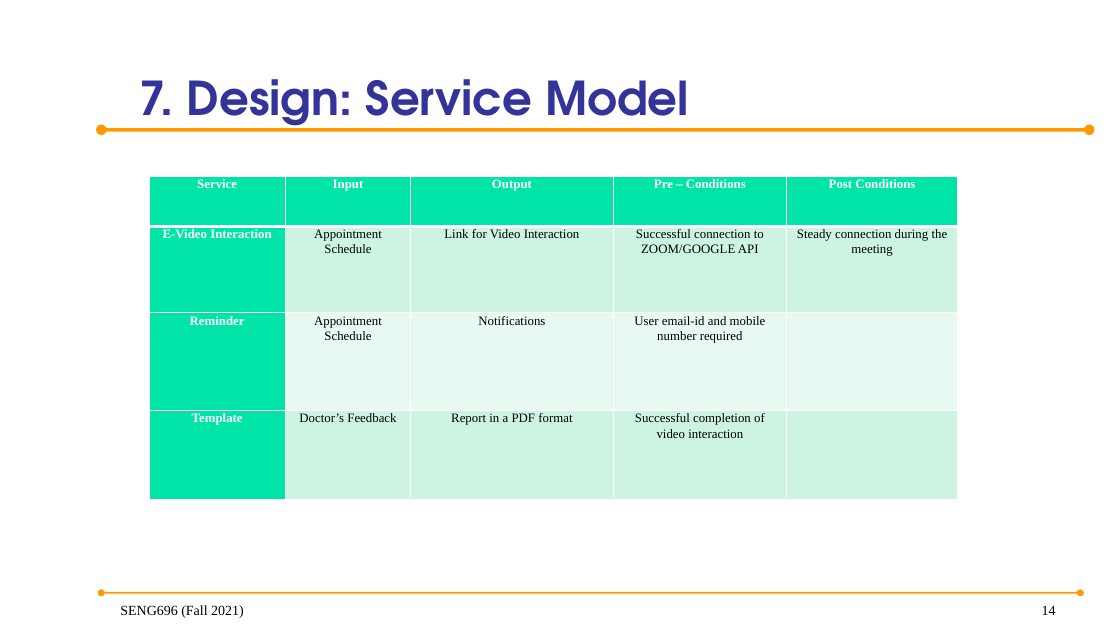
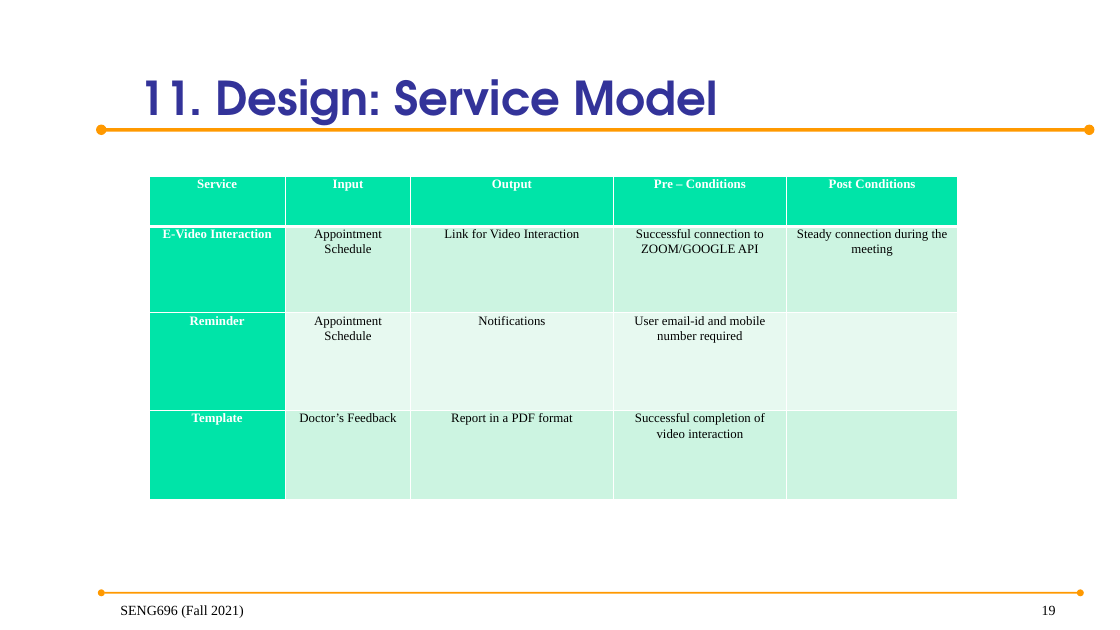
Before and after one commit to anish30145784/SENG696_GroupD, a slide deck: slide 19 of GroupD_ProjectPresentation.pptx (slide 14 before the commit). Drawn at 1120x630 pixels with LibreOffice and Linux fonts; fonts in the diff are those of the drawing; background and template pictures are left out. Boxes give left, top, right and bottom in pixels: in the first picture for what was removed or moved away, otherwise in the second. Text is boxed around its words. In the diff, an @@ line names an element or a change of style, - is before the commit and + after.

Commit message:
Added tech overview for the twilio meesaging service, updated exceptions of all agent and some ppt layout changes

```diff
--- a/GroupD_ProjectPresentation.pptx
+++ b/GroupD_ProjectPresentation.pptx
@@ title at [139,79,718,132]: text changed @@
-7. Design: Service Model
+11. Design: Service Model
@@ page number at [1042,605,1056,615]: text changed @@
-14
+19
```
Also in this commit, not shown: 11 other slides changed, 9 slides added, 9 other files.
